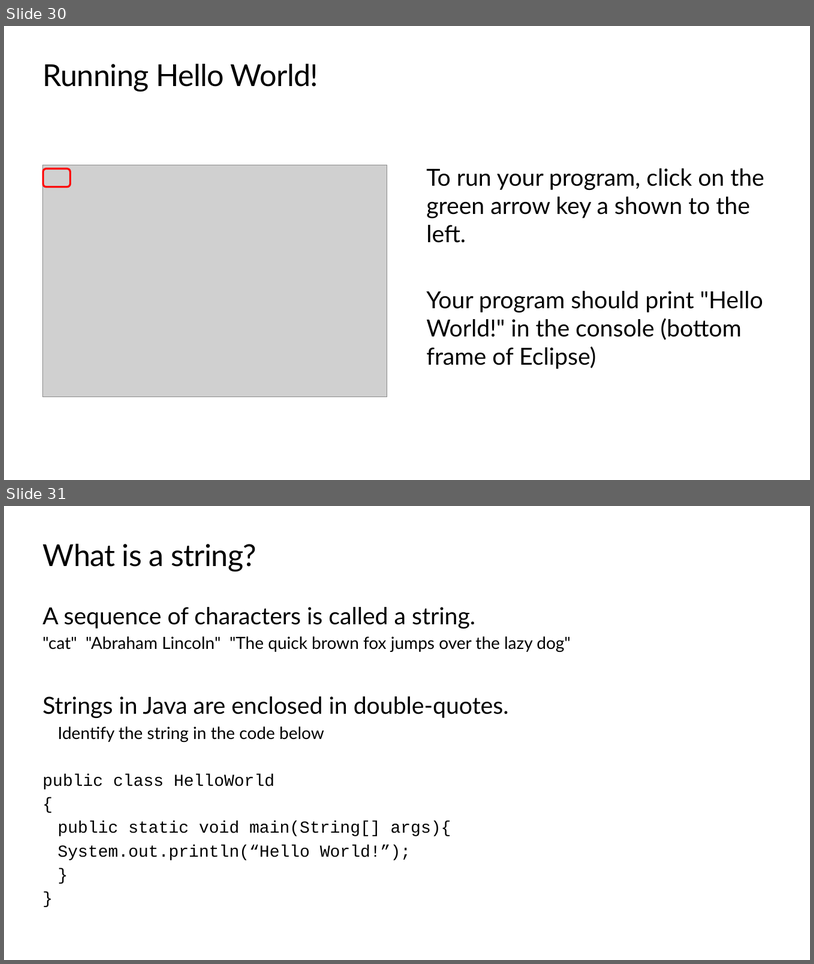
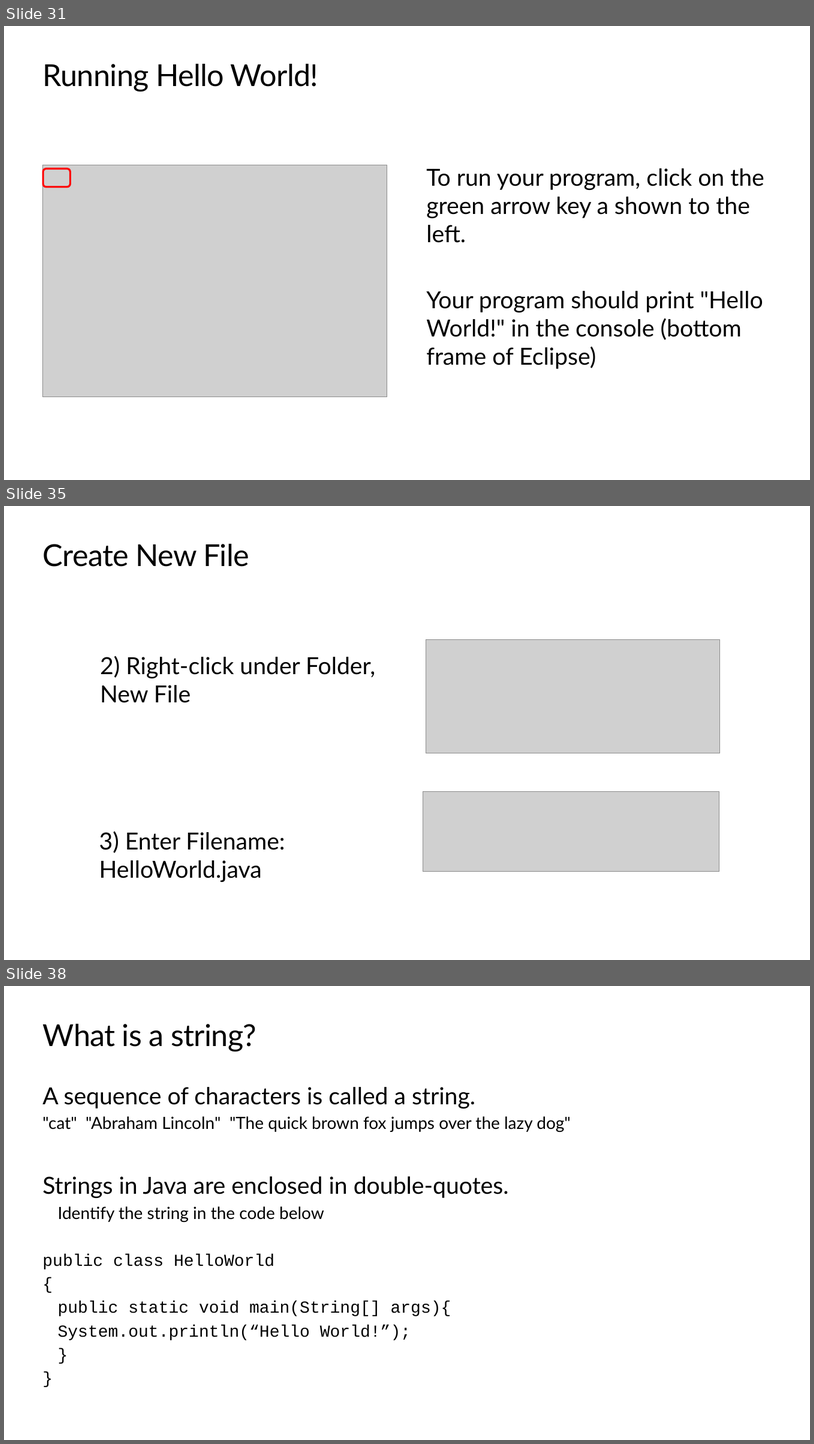
Before and after one commit to TEALSK12/apcsa-public, a slide deck: curriculum/Unit1/Unit1.pptx. Shown one above the other, each under a label of ours: slides 30 and 31 before the commit, slides 31, 35 and 38 after it; the slides between them are not shown. The pictures are 814x964 and 814x1444 pixels, drawn with LibreOffice and Linux fonts; fonts in the diff are those of the drawing; grey boxes stand for pictures; background and template pictures are left out. Boxes give left, top, right and bottom in pixels: in the first picture for what was removed or moved away, otherwise in the second. Text is boxed around its words. In the diff, an @@ line names an element or a change of style, - is before the commit and + after.

```diff
--- a/curriculum/Unit1/Unit1.pptx
+++ b/curriculum/Unit1/Unit1.pptx
@@ slide 35 added at box(4, 506, 810, 960), background #FFFFFF @@
@@ title added at box(43, 544, 249, 567), 36 pt, text #000000 @@
+Create New File
@@ picture added at box(426, 640, 720, 753) @@
@@ text added at box(100, 656, 375, 703), 28 pt, text #000000 @@
+2) Right-click under Folder, New File
@@ picture added at box(423, 792, 720, 872) @@
@@ text added at box(99, 831, 285, 882), 28 pt, text #000000 @@
+3) Enter Filename: HelloWorld.java
@@ what was slide 30 is now slide 31 @@
@@ what was slide 31 is now slide 38 @@
```
Also in this commit, not shown: 6 other slides added.
